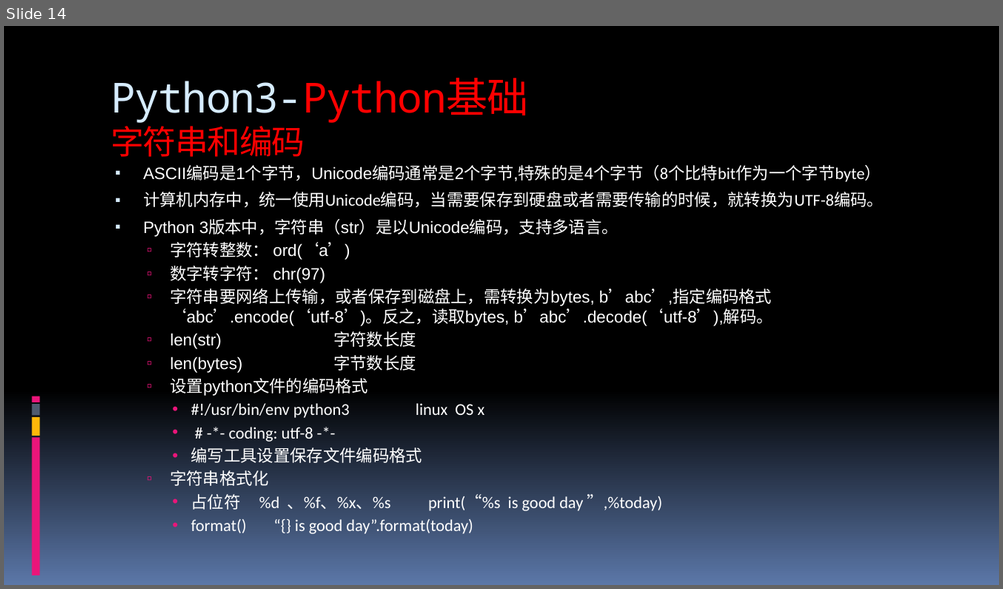
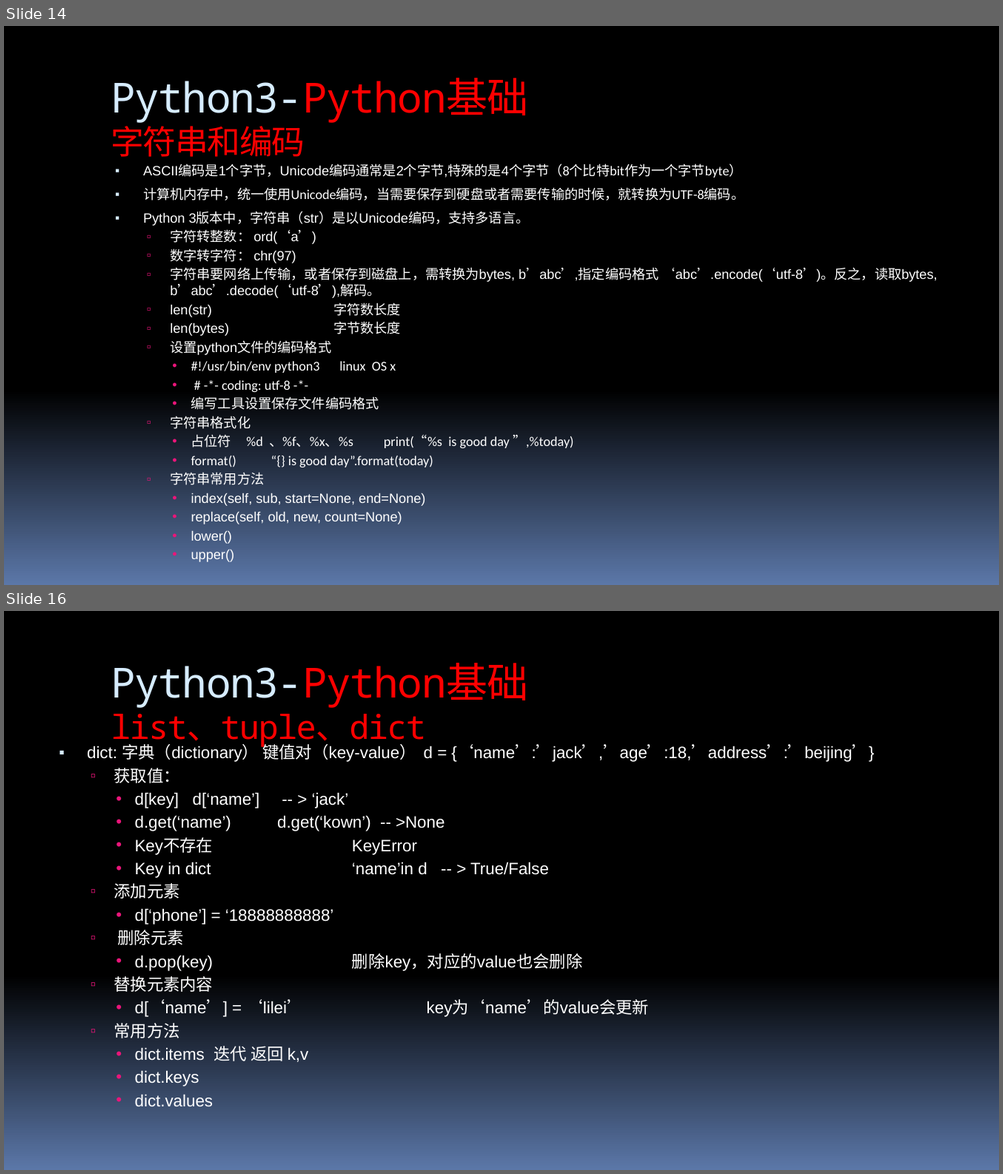
Before and after one commit to 260936767/UpdateServer, a slide deck: flexx_study/report for python&flexx.pptx. Shown one above the other, each under a label of ours: slide 14 before the commit, slides 14 and 16 after it; the slides between them are not shown. The pictures are 1003x589 and 1003x1174 pixels, drawn with LibreOffice and Linux fonts; fonts in the diff are those of the drawing. Boxes give left, top, right and bottom in pixels: in the first picture for what was removed or moved away, otherwise in the second. Text is boxed around its words. In the diff, an @@ line names an element or a change of style, - is before the commit and + after.

```diff
--- a/flexx_study/report for python&flexx.pptx
+++ b/flexx_study/report for python&flexx.pptx
@@ slide 16 added at (4,611,999,1170), background gradient #000000 to #5B77A8; not listed: 4 template elements that a slide beside it also shows @@
@@ title added at (111,663,528,747), 40 pt, text #FF0000 @@
+Python3-Python基础
+list、tuple、dict
@@ text added at (87,742,874,1107), 16 pt, text #FFFFFF @@
+▪ dict: 字典（dictionary） 键值对（key-value） d = {‘name’:’jack’,’age’:18,’address’:’beijing’}
+  ▫ 获取值：
+    • d[key] d[‘name’] -- > ‘jack’
+    • d.get(‘name’) d.get(‘kown’) -- >None
+    • Key不存在 KeyError
+    • Key in dict ‘name’in d -- > True/False
+  ▫ 添加元素
+    • d[‘phone’] = ‘18888888888’
+  ▫ 删除元素
+    • d.pop(key) 删除key，对应的value也会删除
+  ▫ 替换元素内容
+    • d[‘name’] = ‘lilei’ key为‘name’的value会更新
+  ▫ 常用方法
+    • dict.items 迭代 返回 k,v
+    • dict.keys
+    • dict.values
@@ slide 14 changed as well @@
@@ text at (143,166,937,468): size 16 to 13 pt in "ASCII编码是1个字节，Unicode编码通常是2个字节,特殊的是4个字节（8个比特bit作为一个字节byte）", "计算机内存中，统一使用Unicode编码，当需要保存到硬盘或者需要传输的时候，就转换为UTF-8编码。", "Python 3版本中，字符串（str）是以Unicode编码，支持多语言。", "字符转整数： ord(‘a’)" and 11 more places @@
@@ rectangle removed at (31,397,40,403) @@
@@ rectangle removed at (31,417,40,437) @@
@@ rectangle removed at (31,404,40,415) @@
@@ rectangle removed at (31,438,40,576) @@
@@ text at (170,472,425,562): paragraphs added @@
+  ▫ 字符串常用方法
+    • index(self, sub, start=None, end=None)
+    • replace(self, old, new, count=None)
+    • lower()
+    • upper()
```
Also in this commit, not shown: 54 other slides changed, 12 other slides added, 3 slides removed, 1 other file.
